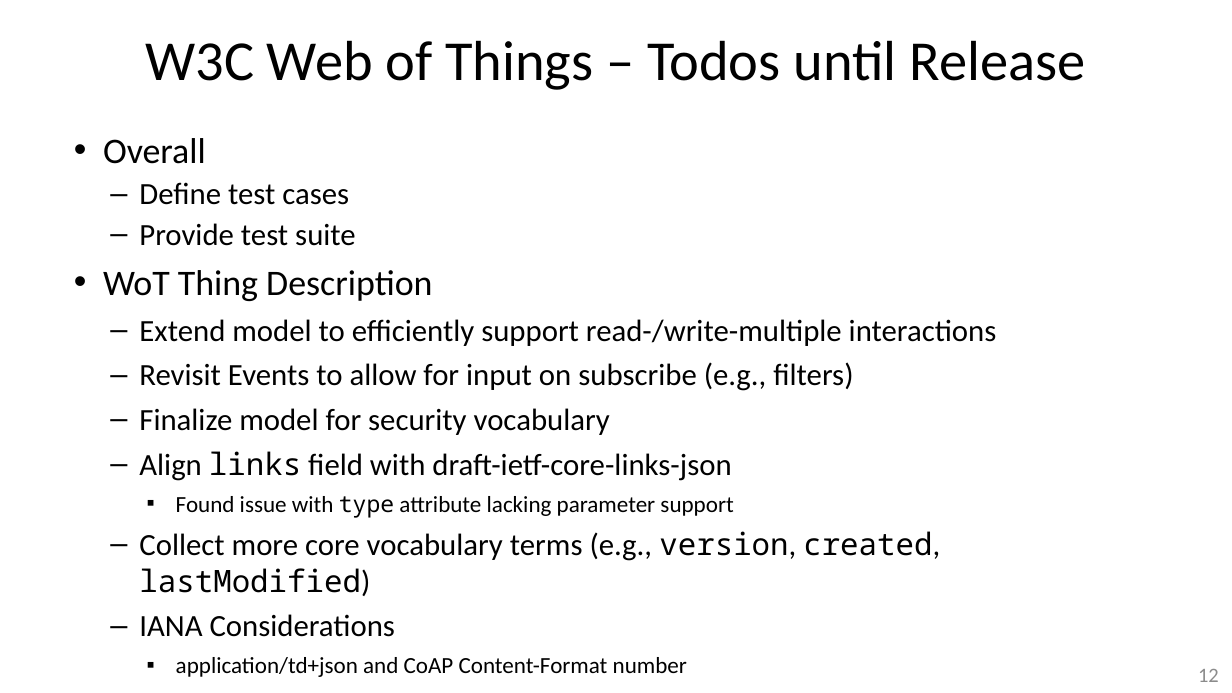
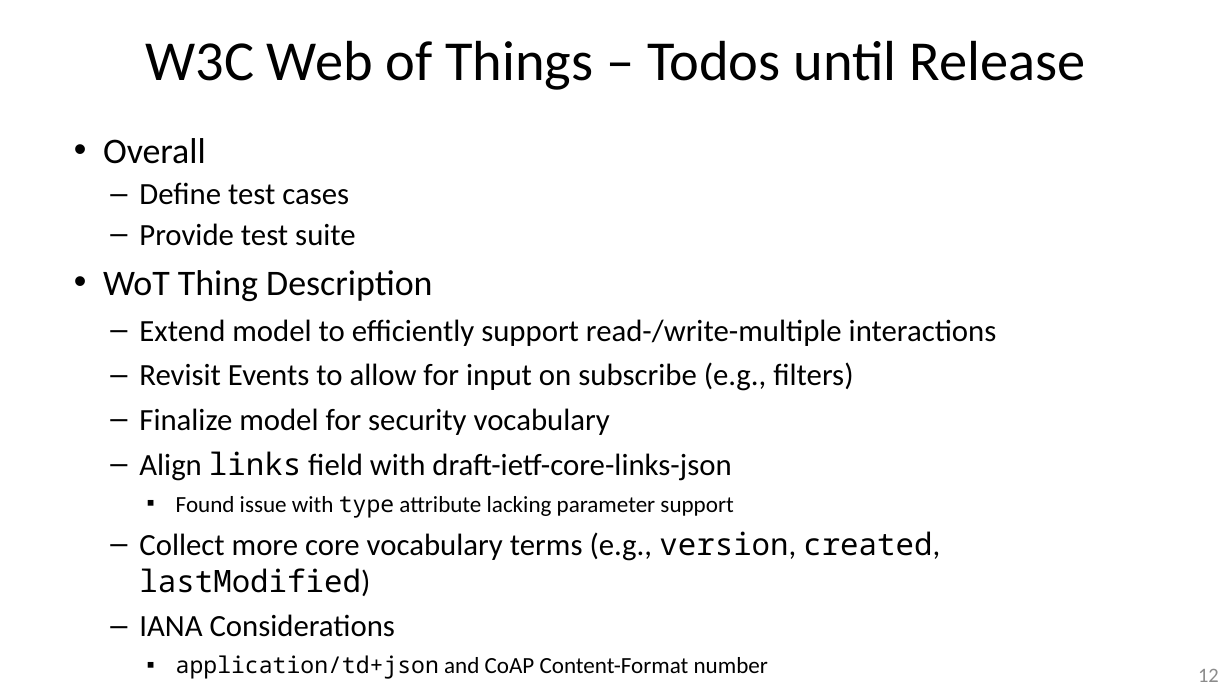
Before and after one commit to t2trg/2018-ietf102, a slide deck: slide 12 of slides/13_T2TRG_IETF102_W3C-WoT-Update.pptx. Drawn at 1232x693 pixels with LibreOffice and Linux fonts; fonts in the diff are those of the drawing. Boxes give left, top, right and bottom in pixels: in the first picture for what was removed or moved away, otherwise in the second. Text is boxed around its words. In the diff, an @@ line names an element or a change of style, - is before the commit and + after.

```diff
--- a/slides/13_T2TRG_IETF102_W3C-WoT-Update.pptx
+++ b/slides/13_T2TRG_IETF102_W3C-WoT-Update.pptx
@@ text at [176, 655, 768, 679]: font Calibri to Noto Sans Mono in "application/td+json" @@
```
Also in this commit, not shown: 5 other slides changed.
